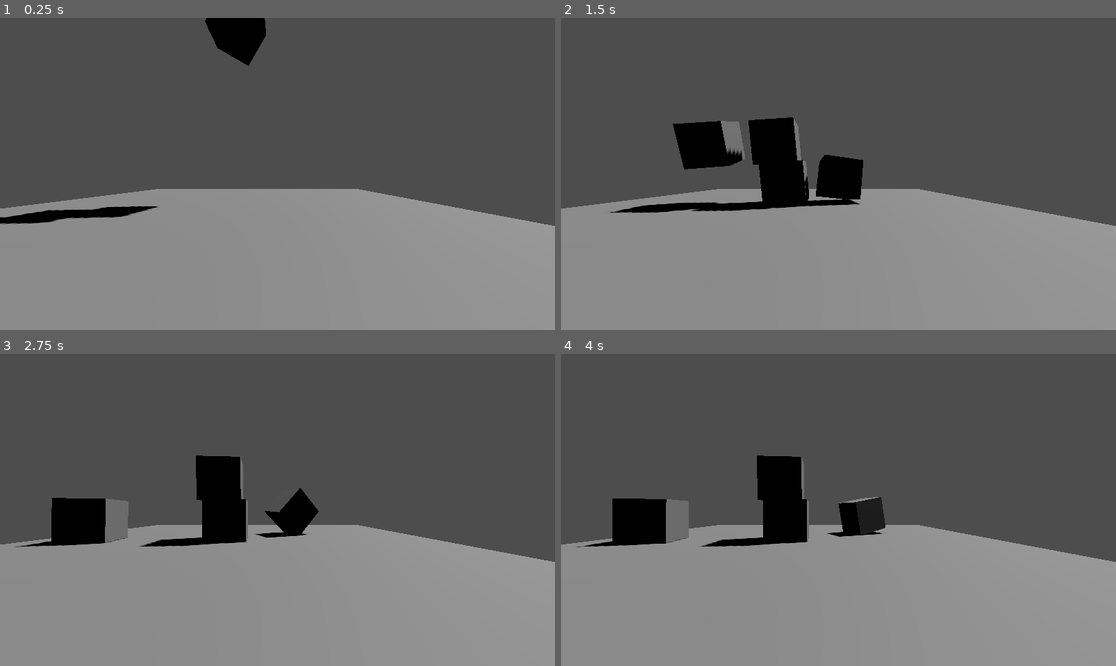
Above: before the commit, frames 1-4 (two rows, left to right).
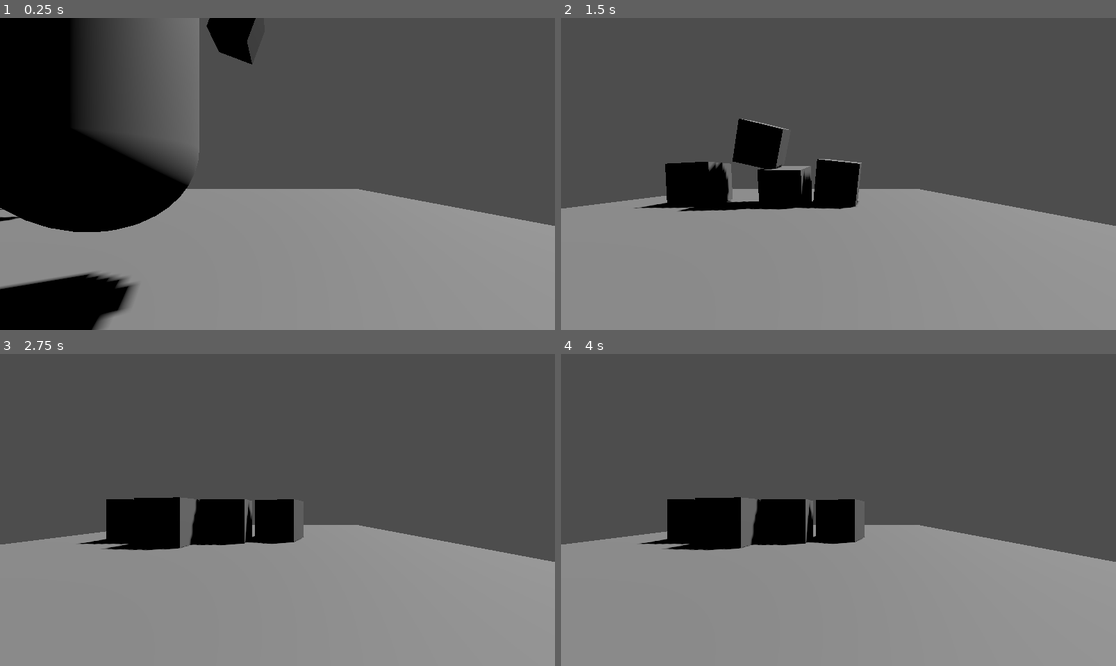
Above: after the commit, the same moments.

Repository: Harry2166/BOTW-in-Godot-and-more
Game: Godot game, scene res://Level/level_1.tscn
Two runs of this game, one before a commit and one after it. Both use one fixed random seed, a clock stepped at 60 frames per second and the inputs below.
Inputs:
- Up to frame 1 (0.25 s): no input
- Up to frame 2 (1.5 s): tap Enter (ui_accept) at 0.5, 0.6, 0.77, 1.07, 1.35 s; hold Right (ui_right) 0.53-1.28 s; hold Down (ui_down) from 1.28 s (still down)
- Up to frame 3 (2.75 s): tap Enter (ui_accept) at 1.52, 1.82, 2.1 s; release Down (ui_down) at 2.03 s; hold Right (ui_right) from 2.03 s (still down)
- Up to frame 4 (4 s): release Right (ui_right) at 2.78 s; hold Up (ui_up) 2.78-3.53 s; tap Enter (ui_accept) at 2.85, 3.02, 3.32, 3.6, 3.77 s; hold Left (ui_left) from 3.53 s (still down)

The runs differ from the first frame. In frame 1, 21% of the frame differs, in the area x 0-48%, y 0-100%; in frame 2, 4.7%; in frame 3, 6.3%; in frame 4, 6.6%.

Commit message:
feat: Create player

Diff:
--- a/Level/level_1.tscn
+++ b/Level/level_1.tscn
@@ -1,6 +1,7 @@
-[gd_scene load_steps=4 format=3 uid="uid://c45dd0jomwrh4"]
+[gd_scene load_steps=5 format=3 uid="uid://c45dd0jomwrh4"]
 
 [ext_resource type="PackedScene" uid="uid://coqidqpwu33br" path="res://Objects/block.tscn" id="1_jfyb3"]
+[ext_resource type="PackedScene" uid="uid://dtgghqh5qb61x" path="res://Objects/player.tscn" id="1_xkokw"]
 
 [sub_resource type="BoxMesh" id="BoxMesh_fb6wy"]
 size = Vector3(10, 0.5, 10)
@@ -27,14 +28,19 @@
 transform = Transform3D(-0.439939, -0.77297, 0.457133, 0, 0.509041, 0.860742, -0.898028, 0.378674, -0.223947, -0.574919, 14.6061, -3.24897)
 shadow_enabled = true
 
-[node name="Block1" parent="." instance=ExtResource("1_jfyb3")]
-transform = Transform3D(0.5, -0.866025, 0, 0.866025, 0.5, 0, 0, 0, 1, 0, 5, 0)
+[node name="Player" parent="." instance=ExtResource("1_xkokw")]
+transform = Transform3D(1, 0, 0, 0, 1, 0, 0, 0, 1, 0, 2, 4)
 
-[node name="Block2" parent="." instance=ExtResource("1_jfyb3")]
-transform = Transform3D(0.5, -0.866025, 0, 0.866025, 0.5, 0, 0, 0, 1, 0, 6.6012, 0)
+[node name="Blocks" type="Node3D" parent="."]
 
-[node name="Block3" parent="." instance=ExtResource("1_jfyb3")]
+[node name="Block1" parent="Blocks" instance=ExtResource("1_jfyb3")]
+transform = Transform3D(0.353148, -0.935567, 0, 0.935567, 0.353148, 0, 0, 0, 1, 0, 5, 0)
+
+[node name="Block2" parent="Blocks" instance=ExtResource("1_jfyb3")]
+transform = Transform3D(0.5, -0.866025, 0, 0.866025, 0.5, 0, 0, 0, 1, -2.18611, 6.6012, 0)
+
+[node name="Block3" parent="Blocks" instance=ExtResource("1_jfyb3")]
 transform = Transform3D(-0.869348, -0.4942, 0, 0.4942, -0.869348, 0, 0, 0, 1, 0.743897, 9.513, 0)
 
-[node name="Block4" parent="." instance=ExtResource("1_jfyb3")]
-transform = Transform3D(-0.869348, -0.4942, 0, 0.4942, -0.869348, 0, 0, 0, 1, -0.857272, 9.5023, 0)
+[node name="Block4" parent="Blocks" instance=ExtResource("1_jfyb3")]
+transform = Transform3D(-0.869348, -0.4942, 0, 0.4942, -0.869348, 0, 0, 0, 1, -0.857272, 11.7725, 0)
--- /dev/null
+++ b/Objects/player.tscn
@@ -0,0 +1,16 @@
+[gd_scene load_steps=4 format=3 uid="uid://dtgghqh5qb61x"]
+
+[ext_resource type="Script" path="res://Scripts/player.gd" id="1_urbq3"]
+
+[sub_resource type="CapsuleMesh" id="CapsuleMesh_svdxe"]
+
+[sub_resource type="CapsuleShape3D" id="CapsuleShape3D_jl20e"]
+
+[node name="Player" type="CharacterBody3D"]
+script = ExtResource("1_urbq3")
+
+[node name="MeshInstance3D" type="MeshInstance3D" parent="."]
+mesh = SubResource("CapsuleMesh_svdxe")
+
+[node name="CollisionShape3D" type="CollisionShape3D" parent="."]
+shape = SubResource("CapsuleShape3D_jl20e")
--- /dev/null
+++ b/Scripts/player.gd
@@ -0,0 +1,31 @@
+extends CharacterBody3D
+
+
+const SPEED = 5.0
+const JUMP_VELOCITY = 4.5
+
+# Get the gravity from the project settings to be synced with RigidBody nodes.
+var gravity = ProjectSettings.get_setting("physics/3d/default_gravity")
+
+
+func _physics_process(delta):
+	# Add the gravity.
+	if not is_on_floor():
+		velocity.y -= gravity * delta
+
+	# Handle jump.
+	if Input.is_action_just_pressed("ui_accept") and is_on_floor():
+		velocity.y = JUMP_VELOCITY
+
+	# Get the input direction and handle the movement/deceleration.
+	# As good practice, you should replace UI actions with custom gameplay actions.
+	var input_dir = Input.get_vector("ui_left", "ui_right", "ui_up", "ui_down")
+	var direction = (transform.basis * Vector3(input_dir.x, 0, input_dir.y)).normalized()
+	if direction:
+		velocity.x = direction.x * SPEED
+		velocity.z = direction.z * SPEED
+	else:
+		velocity.x = move_toward(velocity.x, 0, SPEED)
+		velocity.z = move_toward(velocity.z, 0, SPEED)
+
+	move_and_slide()
